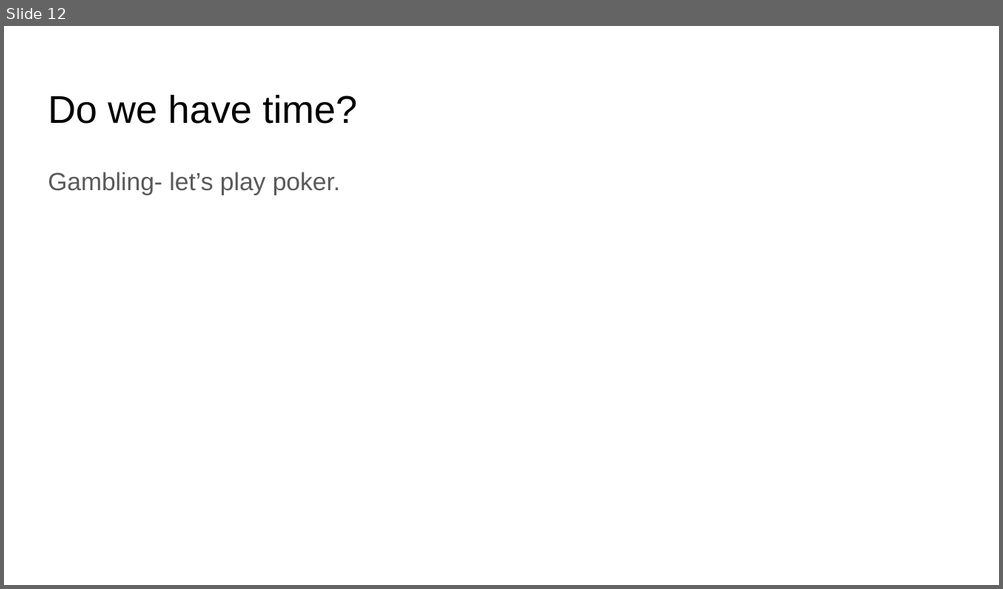
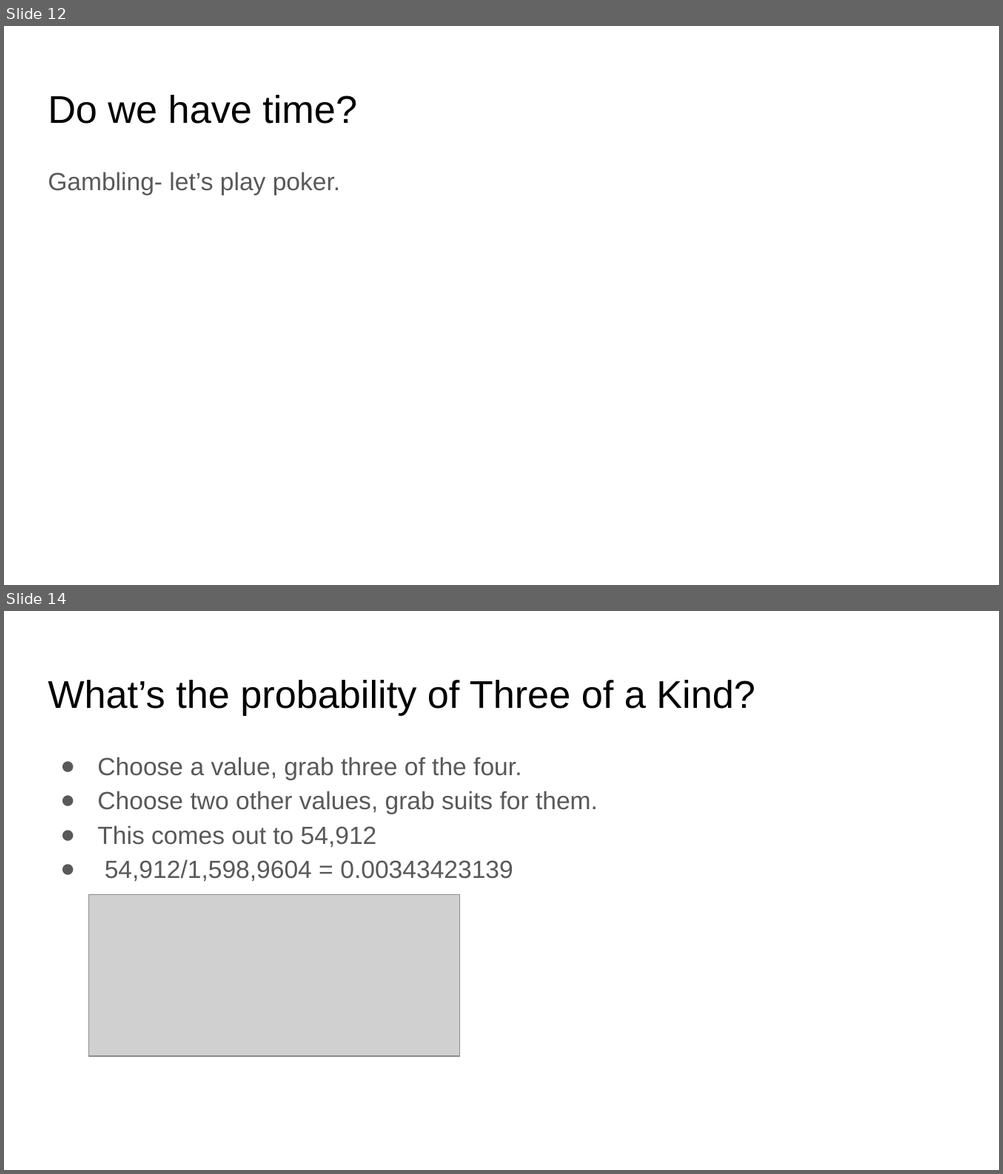
Before and after one commit to matthewsparr/Data-Science-Lessons, a slide deck: Permutations and Combinations/Permutations, Combinations, and Zombies.pptx. Shown one above the other, each under a label of ours: slide 12 before the commit, slides 12 and 14 after it; the slides between them are not shown. The pictures are 1003x589 and 1003x1174 pixels, drawn with LibreOffice and Linux fonts; fonts in the diff are those of the drawing; grey boxes stand for pictures. Boxes give left, top, right and bottom in pixels: in the first picture for what was removed or moved away, otherwise in the second. Text is boxed around its words. In the diff, an @@ line names an element or a change of style, - is before the commit and + after.

```diff
--- a/Permutations and Combinations/Permutations, Combinations, and Zombies.pptx
+++ b/Permutations and Combinations/Permutations, Combinations, and Zombies.pptx
@@ slide 14 added at <box>4,611,999,1170</box>, background #FFFFFF @@
@@ title added at <box>48,680,755,715</box>, 28 pt, text #000000 @@
+What’s the probability of Three of a Kind?
@@ text added at <box>97,757,597,882</box>, 18 pt, text #595959 @@
+● Choose a value, grab three of the four.
+● Choose two other values, grab suits for them.
+● This comes out to 54,912
+● 54,912/1,598,9604 = 0.00343423139
@@ picture added at <box>88,894,460,1056</box> @@
```
Also in this commit, not shown: 2 slides changed.
